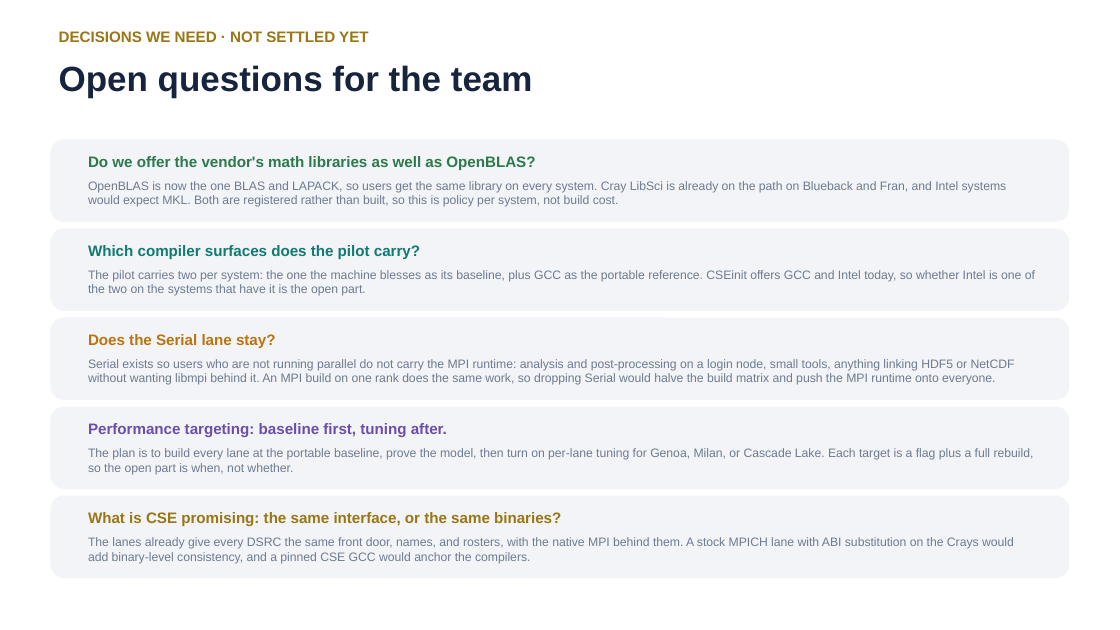
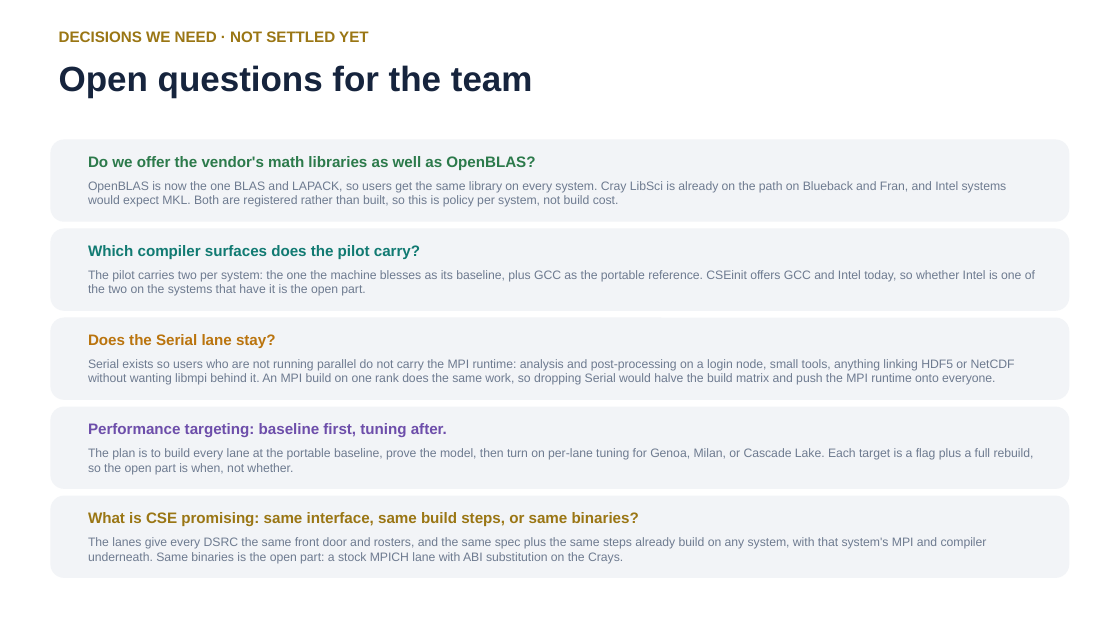
Before and after one commit to ray12514/stack-planning, a slide deck: slide 10 of presentations/cse_lanes_model.pptx. Drawn at 1120x630 pixels with LibreOffice and Linux fonts; fonts in the diff are those of the drawing. Boxes give left, top, right and bottom in pixels: in the first picture for what was removed or moved away, otherwise in the second. Text is boxed around its words. In the diff, an @@ line names an element or a change of style, - is before the commit and + after.

Commit message:
Consistency has three tiers, not two
Build consistency is its own promise between interface and binary: the
same spec and the same steps work on every system, with each machine's
compiler, MPI, and fabric resolved underneath. It is Spack's split
between the abstract spec and its concretization, the model already
delivers it, and it serves every app manager. The deck's fifth question
now names the trio.

```diff
--- a/presentations/cse_lanes_model.pptx
+++ b/presentations/cse_lanes_model.pptx
@@ text at box(88, 512, 639, 526): text changed @@
-What is CSE promising: the same interface, or the same binaries?
+What is CSE promising: same interface, same build steps, or same binaries?
@@ text at box(88, 537, 987, 564): text changed @@
-The lanes already give every DSRC the same front door, names, and rosters, with the native MPI behind them. A stock MPICH lane with ABI substitution on the Crays would add binary-level consistency, and a pinned CSE GCC would anchor the compilers.
+The lanes give every DSRC the same front door and rosters, and the same spec plus the same steps already build on any system, with that system's MPI and compiler underneath. Same binaries is the open part: a stock MPICH lane with ABI substitution on the Crays.
```
Also in this commit, not shown: 2 other files.
